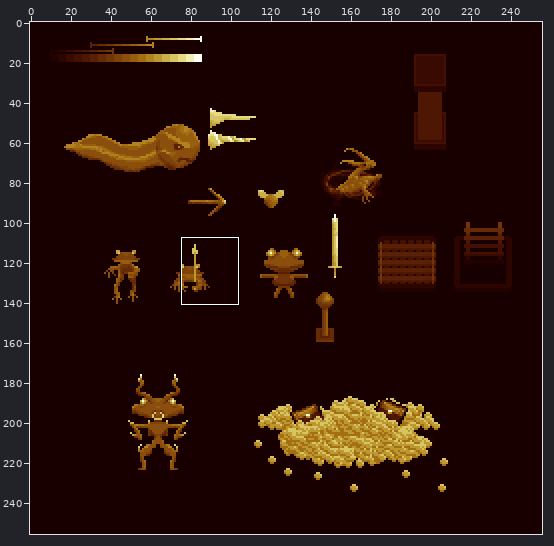
Pixel-art file, stored at external/aseprite/scene.aseprite. Above: a wide view before the commit, with the close-up outlined.
Close-up. Earlier state:
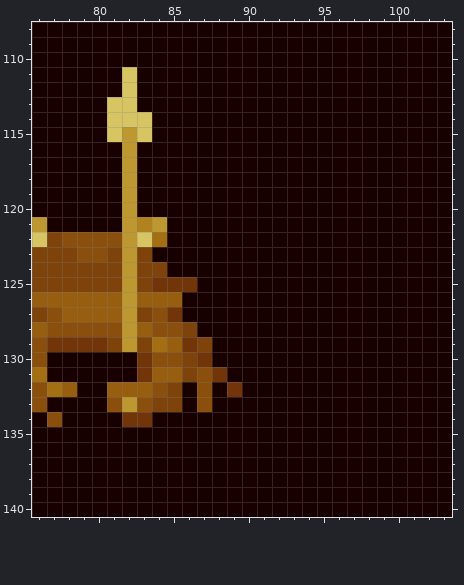
256x256 pixels, 1 frame. Shown: x 76..103, y 108..140.
The same view after the edit:
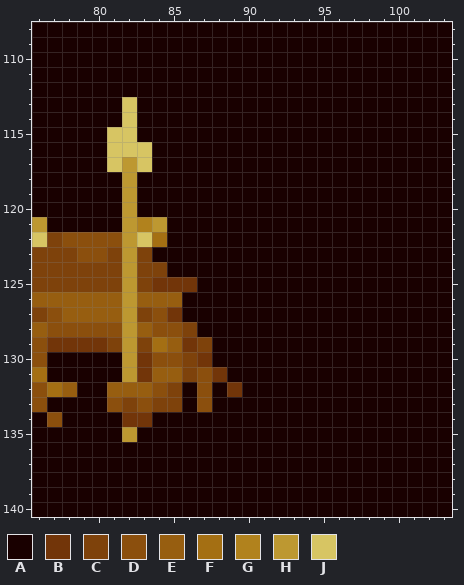
Palette (. is transparent): A #190000  B #723509  C #7e420b  D #8b4f0d  E #975e10  F #a46f13  G #b1821d  H #bd9831  J #d7c563
The exact change:
Changed rows in their new state; - is an unchanged pixel.
Layer "spear":
first column x 81:
111 -A-
112 -A-
113 A--
114 A-A
115 -JA
116 JJJ
117 J-J
first column x 82:
130 H
131 H
133 C
135 H
